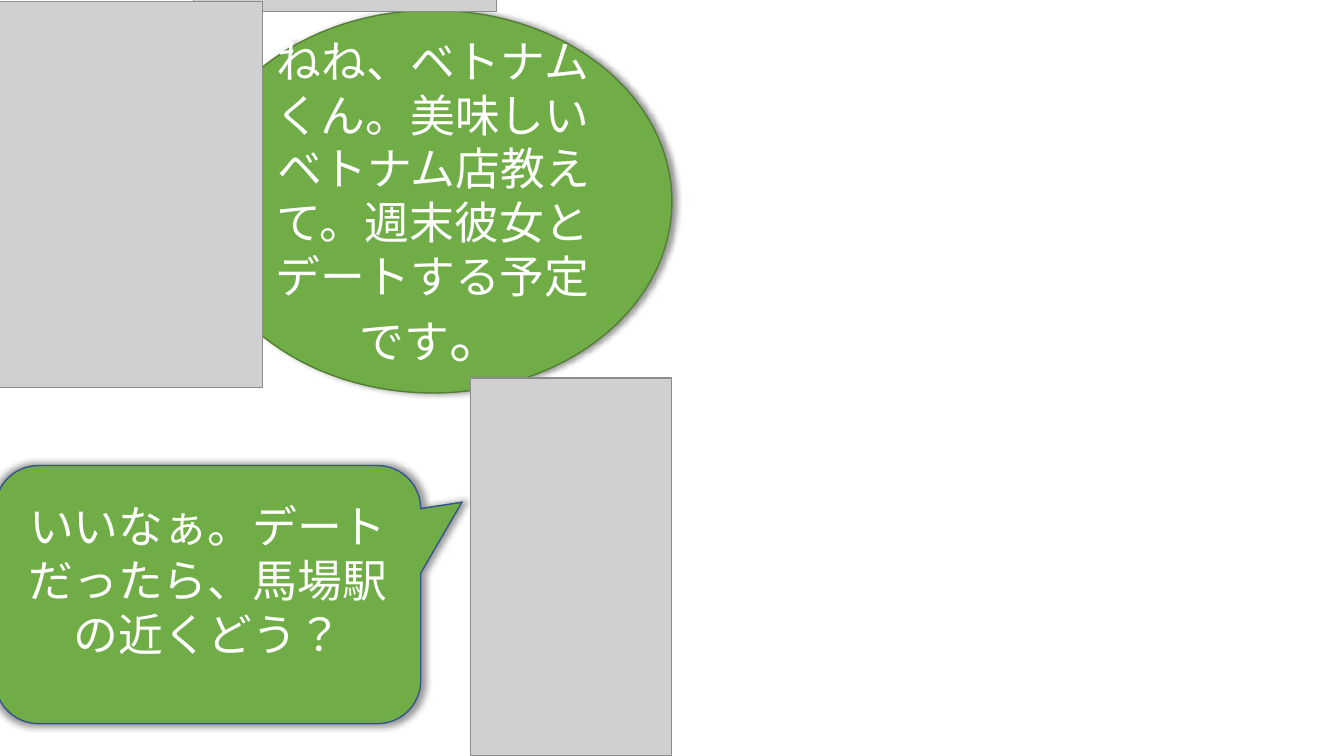
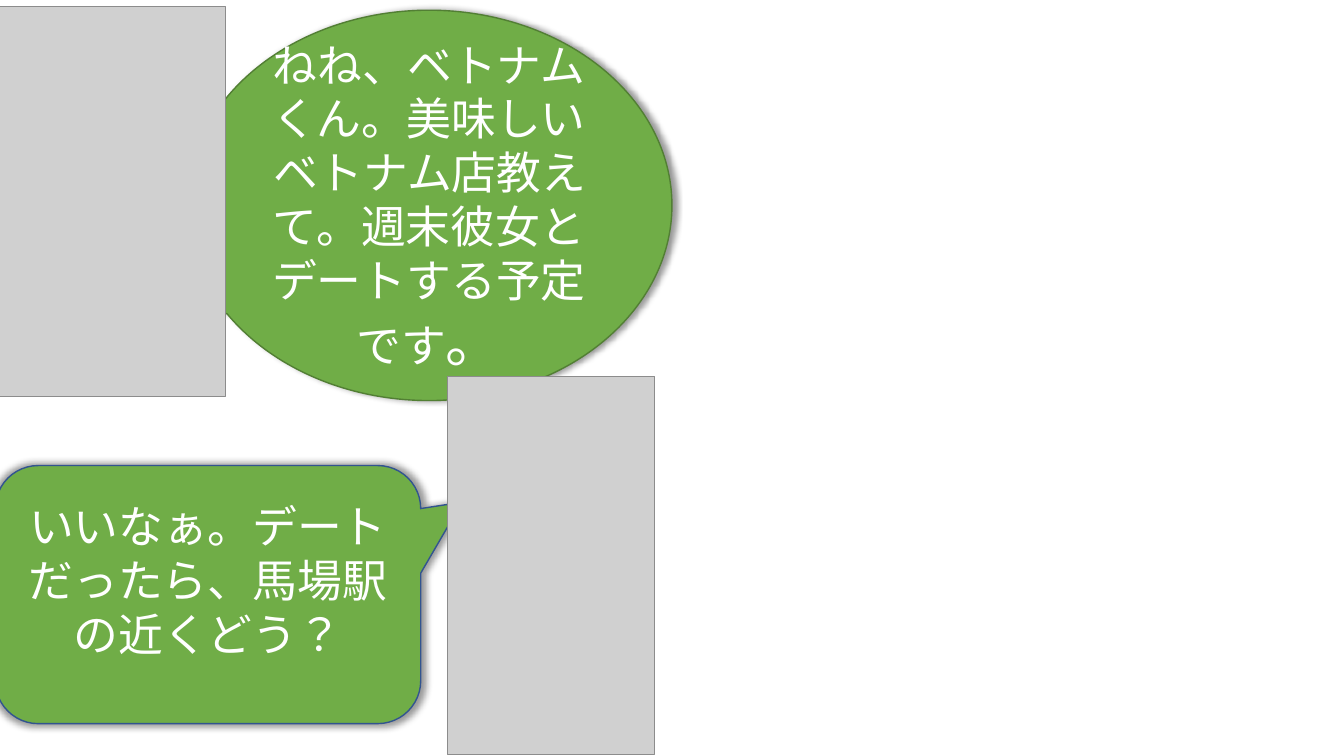
Before and after one commit to phuchung97/phuchung97.github.io, a slide deck: slide 2 of design/story.pptx. Drawn at 1344x756 pixels with LibreOffice and Linux fonts; fonts in the diff are those of the drawing; grey boxes stand for pictures; background and template pictures are left out. Boxes give left, top, right and bottom in pixels: in the first picture for what was removed or moved away, otherwise in the second. Text is boxed around its words. In the diff, an @@ line names an element or a change of style, - is before the commit and + after.

```diff
--- a/design/story.pptx
+++ b/design/story.pptx
@@ picture: place and size @@
-picture at box(0, 2, 262, 388)
+picture at box(0, 6, 225, 396)
@@ speech bubble "ねね、ベトナムくん。美味しいベトナム店教えて。週末彼女とデートする予定です。": place and size @@
-speech bubble "ねね、ベトナムくん。美味しいベトナム店教えて。週末彼女とデートする予定です。" at box(194, 10, 673, 393)
+speech bubble "ねね、ベトナムくん。美味しいベトナム店教えて。週末彼女とデートする予定です。" at box(187, 10, 673, 400)
@@ picture removed at box(194, 0, 497, 11) @@
@@ picture: place and size @@
-picture at box(470, 378, 671, 756)
+picture at box(448, 376, 655, 754)
```
Also in this commit, not shown: 10 other slides changed, 42 other files.
